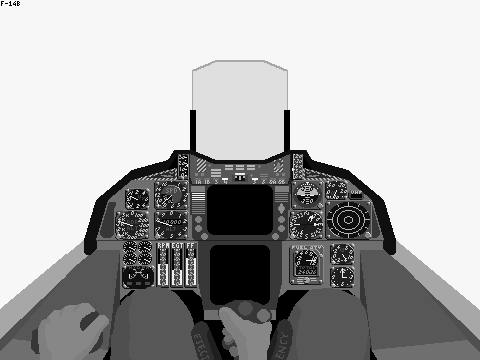
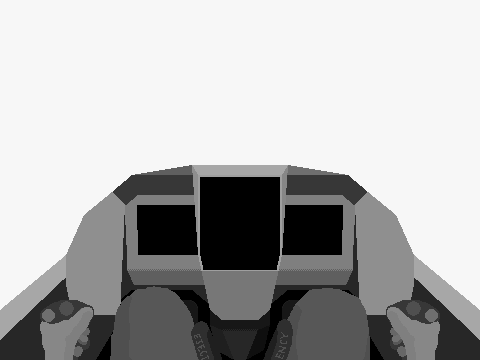
The second 480x360 image is a revision of the first. Changes to its layers:
added layer "LeftHandStick" above "RightHandSide" over [40, 300, 94, 360]
showed "RightHandSide" over [387, 307, 440, 360]
showed "StickSide" over [386, 300, 440, 360]
hid "RightHandCenter" over [219, 307, 272, 360]
hid "StickCenter" over [218, 300, 272, 360]
hid "LeftHand" over [31, 303, 109, 360]
showed "Rafale_Bkgr", painted on it over [15, 60, 460, 360]
showed "Rafale_Frame", painted on it over [0, 160, 480, 360]
hid "F14_Hood" over [84, 60, 396, 255]
hid "F14_Frgr" over [118, 164, 347, 285]
hid "F14_Bkgr" over [96, 152, 384, 310]
hid "F14_Frame" over [0, 1, 480, 360]
